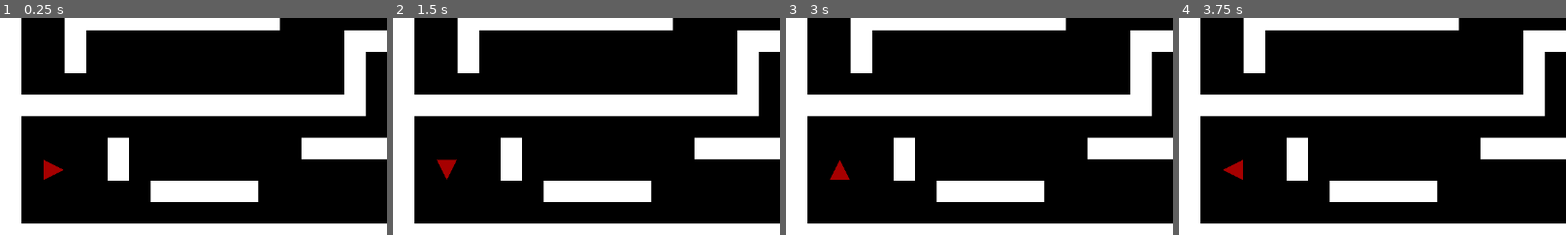
Above: before the commit, frames 1-4 (left to right).
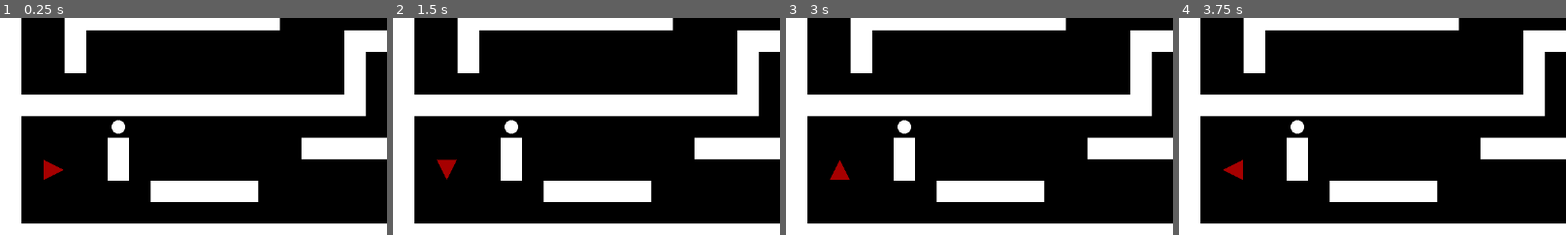
Above: after the commit, the same moments.

Repository: potex02/shape-collector
Game: Godot game, scene res://scenes/game.tscn
The game is run twice, just before and just after one commit, with the same random seed, the same clock (stepped at 60 frames per second) and the same inputs.
Inputs:
- Up to frame 1 (0.25 s): no input
- Up to frame 2 (1.5 s): tap Enter at 0.5 s; hold Right (ui_right) 0.53-1.28 s; tap Space at 1.25 s; hold Down (ui_down) from 1.28 s (still down)
- Up to frame 3 (3 s): tap Enter at 2 s; release Down (ui_down) at 2.03 s; hold Right (ui_right) 2.03-2.78 s; tap Space at 2.75 s; hold Up (ui_up) from 2.78 s (still down)
- Up to frame 4 (3.75 s): tap Enter at 3.5 s; release Up (ui_up) at 3.53 s; hold Left (ui_left) from 3.53 s (still down)
The pictures show only the part of the screen within x 0-50%, y 17-67%; the shares and areas given below are measured in that part.

The runs differ from the first frame. In frame 1, 0.2% of the frame differs, in the area x 28-33%, y 46-54%; in frame 2, 0.2%; in frame 3, 0.2%; in frame 4, 0.2%.

Commit message:
Added circles

Diff:
--- /dev/null
+++ b/nodes/circle.tscn
@@ -0,0 +1,16 @@
+[gd_scene load_steps=4 format=3 uid="uid://0kfgwjdhry1h"]
+
+[ext_resource type="Script" path="res://scripts/circle.gd" id="1_r4k45"]
+[ext_resource type="Texture2D" uid="uid://bp2hewx5x185m" path="res://assets/circle.png" id="2_mk8h3"]
+
+[sub_resource type="CircleShape2D" id="CircleShape2D_i158o"]
+
+[node name="Circle" type="Area2D"]
+script = ExtResource("1_r4k45")
+
+[node name="Sprite2D" type="Sprite2D" parent="."]
+texture_filter = 1
+texture = ExtResource("2_mk8h3")
+
+[node name="CollisionShape2D" type="CollisionShape2D" parent="."]
+shape = SubResource("CircleShape2D_i158o")
--- a/nodes/player.tscn
+++ b/nodes/player.tscn
@@ -1,10 +1,7 @@
-[gd_scene load_steps=4 format=3 uid="uid://c7dyqu4m4ihpq"]
+[gd_scene load_steps=3 format=3 uid="uid://c7dyqu4m4ihpq"]
 
 [ext_resource type="Texture2D" uid="uid://dqs0qcdfod3p5" path="res://assets/triangle.png" id="1_m1siu"]
 [ext_resource type="Script" path="res://scripts/player.gd" id="1_ym5d5"]
-
-[sub_resource type="ConvexPolygonShape2D" id="ConvexPolygonShape2D_hhh8u"]
-points = PackedVector2Array(-16, 16, 16, 1, 16, -1, -16, -16)
 
 [node name="Player" type="Area2D"]
 script = ExtResource("1_ym5d5")
@@ -13,8 +10,8 @@
 texture_filter = 1
 texture = ExtResource("1_m1siu")
 
-[node name="CollisionShape2D" type="CollisionShape2D" parent="."]
-shape = SubResource("ConvexPolygonShape2D_hhh8u")
+[node name="CollisionPolygon2D" type="CollisionPolygon2D" parent="."]
+polygon = PackedVector2Array(-16, 16, 16, 1, 16, -1, -16, -16)
 
 [node name="RayCast" type="RayCast2D" parent="."]
 target_position = Vector2(16, 0)
--- a/scenes/game.tscn
+++ b/scenes/game.tscn
@@ -29,4 +29,5 @@
 layer_0/tile_data = PackedInt32Array(0, 0, 0, 851968, 0, 0, 65536, 0, 0, 131072, 0, 0, 196608, 0, 0, 262144, 0, 0, 3276 …(6239 unchanged characters)…
 
 [node name="Player" parent="." instance=ExtResource("3_f80d0")]
+z_index = 1
 position = Vector2(80, 336)
--- /dev/null
+++ b/scripts/circle.gd
@@ -0,0 +1,13 @@
+class_name Circle
+extends Area2D
+## The class representing the circles to collect in the game.
+
+
+## Conencts the [signal Area2D.area_entered].
+func _ready() -> void:
+	self.area_entered.connect(self._on_area_entered)
+
+
+## handles the player collision.
+func _on_area_entered(area: Area2D) -> void:
+	print(area)
--- a/scripts/game.gd
+++ b/scripts/game.gd
@@ -1,3 +1,11 @@
 class_name Game
 extends Node2D
 ## The main scene of the game.l
+
+
+func _ready() -> void:
+
+	var circle: Circle = preload("res://nodes/circle.tscn").instantiate()
+
+	circle.position = Vector2(32 * 5, 32 * 8) + Vector2(16, 16)
+	self.add_child(circle)
--- a/scripts/player.gd
+++ b/scripts/player.gd
@@ -26,12 +26,10 @@
 		turn.y = floor(Input.get_axis("ui_up", "ui_down"))
 	if not self.turn:
 		self.turn = turn
-	print(Vector2i(self.position) % 32)
 	if self.turn and Vector2i(self.position) % 32 == Vector2i.ONE * 16:
 		self.direction = self.turn
 		self.rotation_degrees = self.rotations[self.direction]
 		self.turn = Vector2i.ZERO
 		return
-	print(self.ray_cast.get_collider())
 	if self.ray_cast.get_collider() == null:
 		self.position += self.direction * 2
Binary file added: assets/circle.png
Not shown, added: assets/circle.png.import
